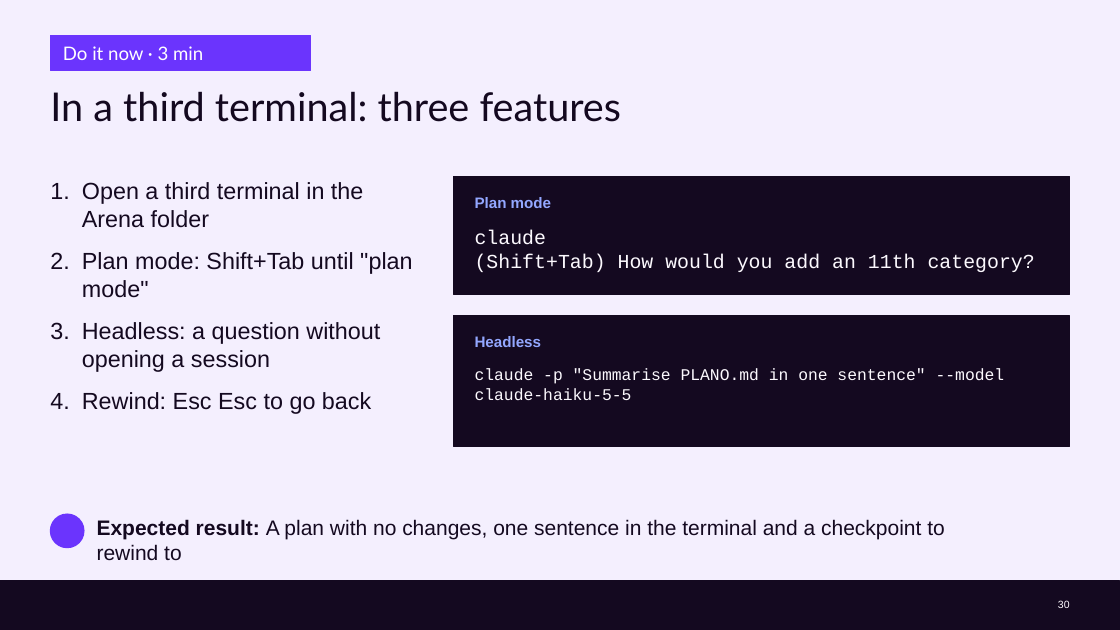
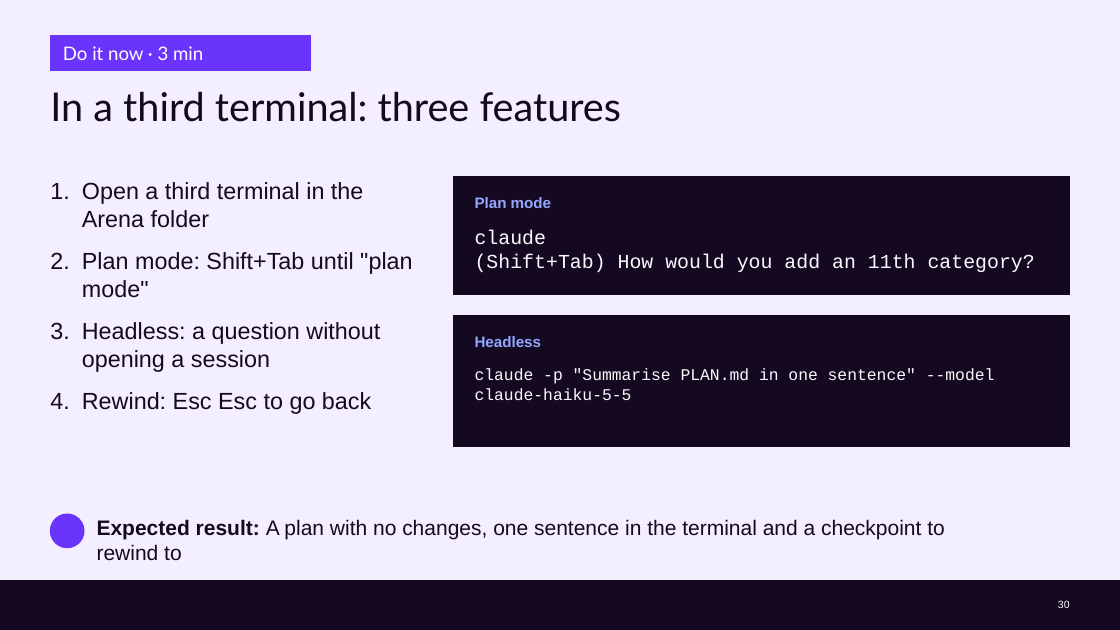
Before and after one commit to cx-guilherme-pinto/workshop-claude, a slide deck: slide 30 of slides/workshop.en.pptx. Drawn at 1120x630 pixels with LibreOffice and Linux fonts; fonts in the diff are those of the drawing; background and template pictures are left out. Boxes give left, top, right and bottom in pixels: in the first picture for what was removed or moved away, otherwise in the second. Text is boxed around its words. In the diff, an @@ line names an element or a change of style, - is before the commit and + after.

```diff
--- a/slides/workshop.en.pptx
+++ b/slides/workshop.en.pptx
@@ text at (475, 368, 995, 400): text changed @@
-claude -p "Summarise PLANO.md in one sentence" --model claude-haiku-5-5
+claude -p "Summarise PLAN.md in one sentence" --model claude-haiku-5-5
```
Also in this commit, not shown: 11 other slides changed, 35 other files.
